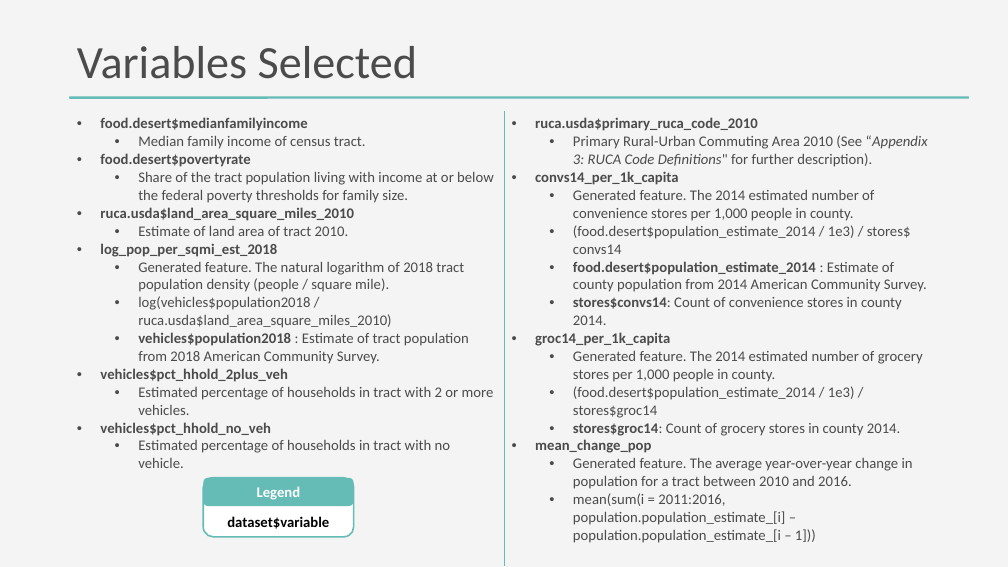
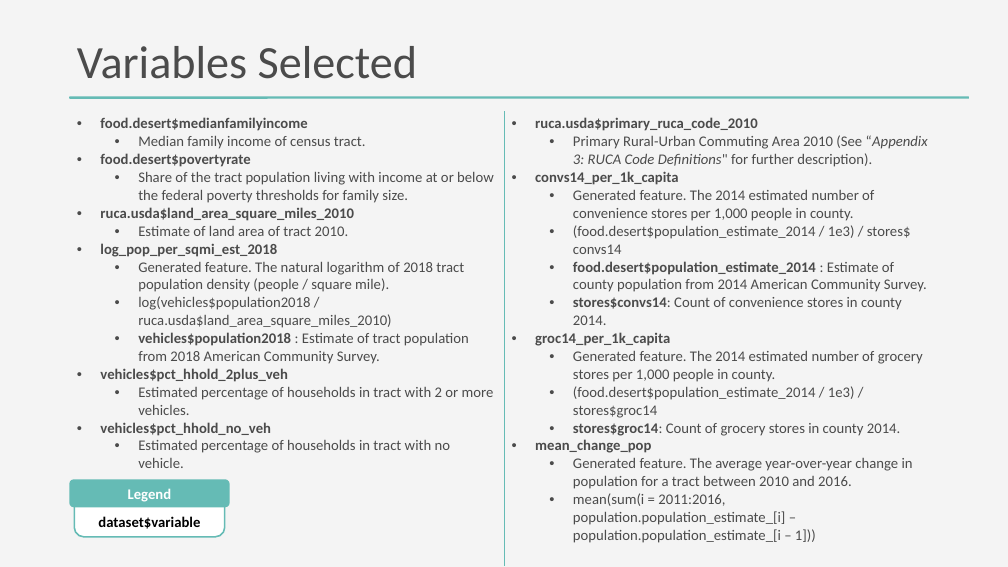
Before and after one commit to DanteHaywood/cfc_ds_screen, a slide deck: slide 15 of doc/2020_11_25_cfc_ds_technical_screen_haywood.pptx (slide 13 before the commit). Drawn at 1008x567 pixels with LibreOffice and Linux fonts; fonts in the diff are those of the drawing. Boxes give left, top, right and bottom in pixels: in the first picture for what was removed or moved away, otherwise in the second. Text is boxed around its words. In the diff, an @@ line names an element or a change of style, - is before the commit and + after.

```diff
--- a/doc/2020_11_25_cfc_ds_technical_screen_haywood.pptx
+++ b/doc/2020_11_25_cfc_ds_technical_screen_haywood.pptx
@@ rounded rectangle "Legend": place and size @@
-rounded rectangle "Legend" at (203, 478, 354, 506)
+rounded rectangle "Legend" at (70, 479, 230, 507)
@@ rounded rectangle "dataset$variable": place and size @@
-rounded rectangle "dataset$variable" at (203, 478, 354, 537)
+rounded rectangle "dataset$variable" at (74, 481, 225, 537)
```
Also in this commit, not shown: 9 other slides changed, 3 slides added, 1 slide removed, 6 other files.
